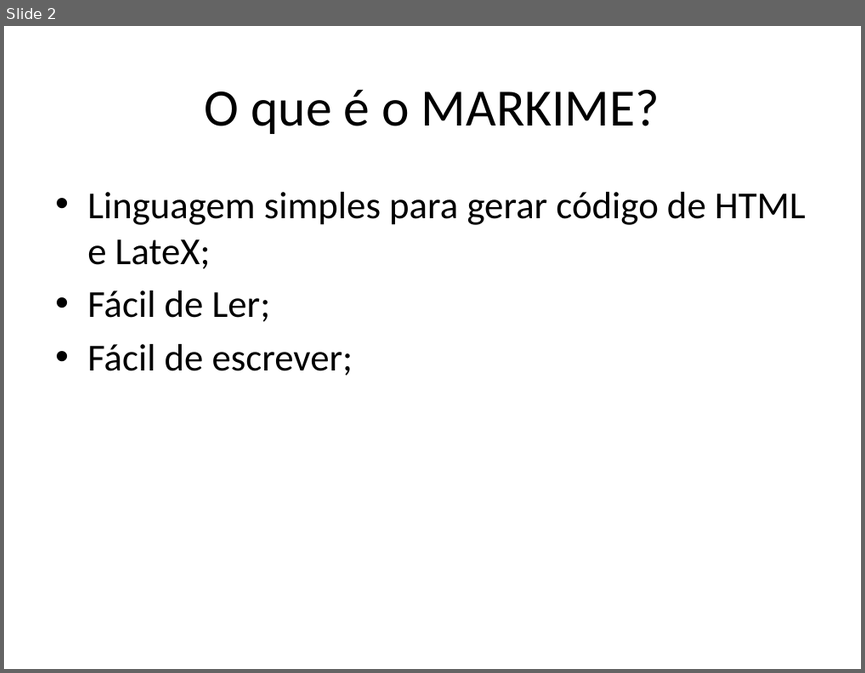
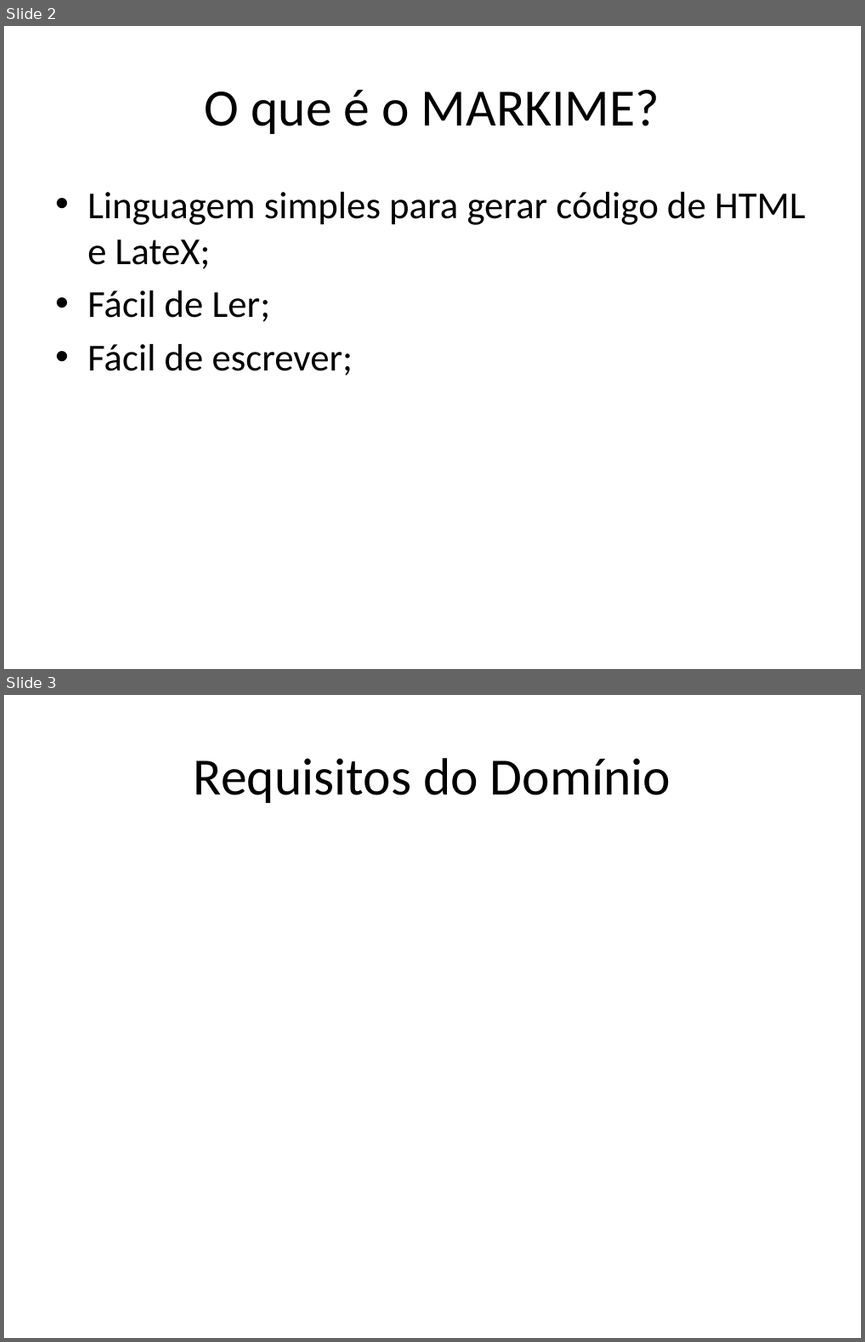
Before and after one commit to rayssak/markime, a slide deck: MARKIME.pptx. Shown one above the other, each under a label of ours: slide 2 before the commit, slides 2 and 3 after it. The pictures are 865x673 and 865x1342 pixels, drawn with LibreOffice and Linux fonts; fonts in the diff are those of the drawing. Boxes give left, top, right and bottom in pixels: in the first picture for what was removed or moved away, otherwise in the second. Text is boxed around its words. In the diff, an @@ line names an element or a change of style, - is before the commit and + after.

```diff
--- a/MARKIME.pptx
+++ b/MARKIME.pptx
@@ slide 3 added at [4,695,861,1338], background #FFFFFF @@
@@ title added at [194,758,671,803], 44 pt, text #000000 @@
+Requisitos do Domínio
```
Also in this commit, not shown: 2 other slides added.
